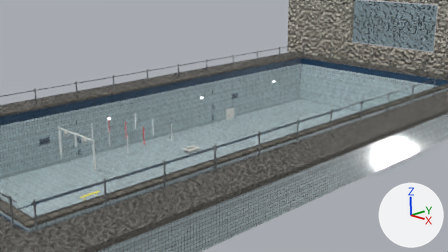
An edit to the Blender file auvs/stonefish_sim/data/pool_scene.blend, drawn before and after from the same camera.
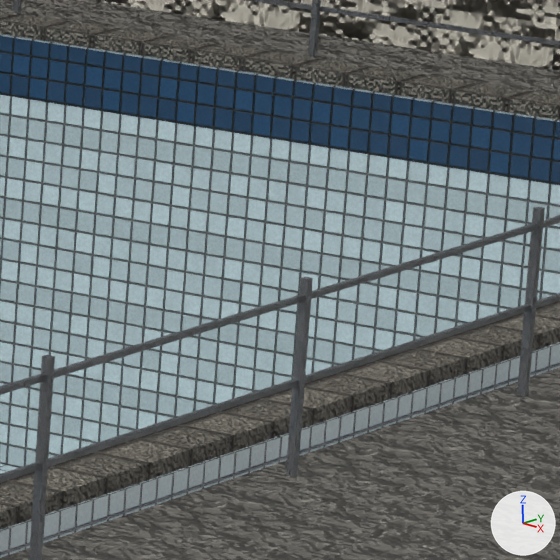
The first picture shows the older version from the file's camera 'PoolCamera'. The close-ups show the older and then the newer version on the part from 80% to 93% of the width and 25% to 48% of the height of that picture. Only the edits that show in the close-ups are written down. Every picture has the same lights, and +X, +Y and +Z are marked at lower right.

The first close-up shows 'pool_band', 'pool_coping', 'pool_deck', 'pool_hall', 'pool_stainless', 'pool_tile'.
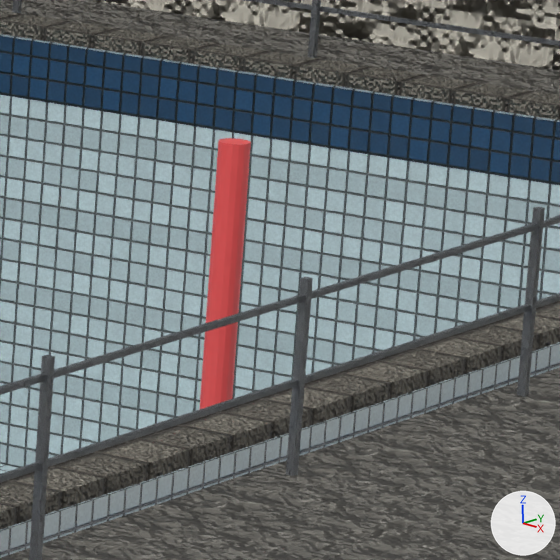
Diff of the bpy script that builds the scene:
```diff
--- a/auvs/stonefish_sim/data/pool_scene.blend.py
+++ b/auvs/stonefish_sim/data/pool_scene.blend.py
@@ ob_pole4 @@
 ob_pole4 = bpy.data.objects.new('Pole4', me_pole4_mesh)
-ob_pole4.location = (-1.886, 6.218, -1.136)
-ob_pole4.scale = (1.0, 0.922, 1.0)
+ob_pole4.location = (3.793, 18.869, -0.881)
+ob_pole4.scale = (3.78, 3.49, 3.78)
```

Changed parts and their boxes (x1, y1, x2, y2) in the close-ups (560 x 560 px):
'Pole4', moved, rescaled (not visible before): after (199, 138, 251, 410)
